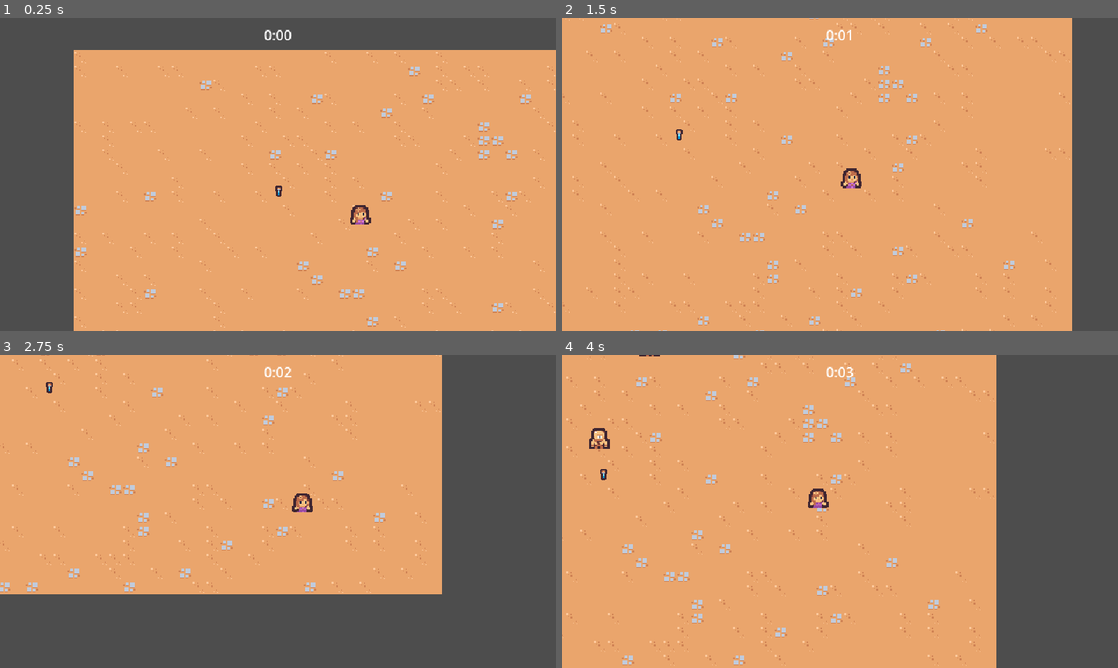
Above: before the commit, frames 1-4 (two rows, left to right).
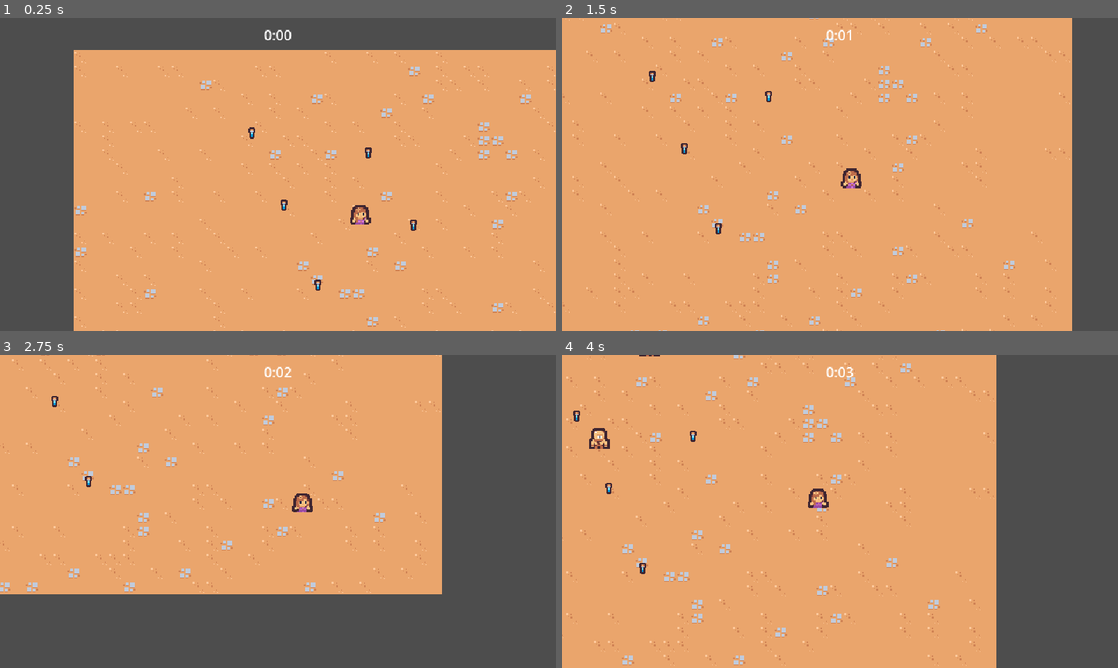
Above: after the commit, the same moments.

Repository: annehailer/cute-survivors
Game: Godot game, scene res://scenes/main/main.tscn
Same seed, same stepped clock (60 frames per second), same inputs: the game is played once before the commit and once after it.
Inputs:
- Up to frame 1 (0.25 s): no input
- Up to frame 2 (1.5 s): hold Right (move_right) 0.53-1.28 s; hold Down (move_down) from 1.28 s (still down)
- Up to frame 3 (2.75 s): release Down (move_down) at 2.03 s; hold Right (move_right) from 2.03 s (still down)
- Up to frame 4 (4 s): release Right (move_right) at 2.78 s; hold Up (move_up) 2.78-3.53 s; hold Left (move_left) from 3.53 s (still down)

The runs differ from the first frame. In frame 1, 0.2% of the frame differs, in the area x 44-75%, y 34-88%; in frame 2, 0.2%; in frame 3, 0.1%; in frame 4, 0.2%.

Commit message:
test exp pickup

Diff:
--- a/project.godot
+++ b/project.godot
@@ -14,6 +14,10 @@
 run/main_scene="uid://ch8c3thuo2plp"
 config/features=PackedStringArray("4.7", "Forward Plus")
 config/icon="res://icon.svg"
+
+[autoload]
+
+GameEvents="*uid://cdr45l516l64x"
 
 [debug]
 
--- /dev/null
+++ b/scenes/autoload/game_events.gd
@@ -0,0 +1,6 @@
+extends Node
+
+signal exp_vial_collected(number: float)
+
+func emit_exp_vial_collected(number:float):
+	exp_vial_collected.emit(number)
--- /dev/null
+++ b/scenes/autoload/game_events.tscn
@@ -0,0 +1,6 @@
+[gd_scene format=3 uid="uid://cdr45l516l64x"]
+
+[ext_resource type="Script" uid="uid://vn6qj7knejrv" path="res://scenes/autoload/game_events.gd" id="1_4uhj7"]
+
+[node name="GameEvents" type="Node" unique_id=1962738145]
+script = ExtResource("1_4uhj7")
--- a/scenes/game_obj/exp_vial/exp_vial.gd
+++ b/scenes/game_obj/exp_vial/exp_vial.gd
@@ -6,4 +6,5 @@
 
 
 func _on_area_2d_area_entered(area: Area2D) -> void:
+	GameEvents.emit_exp_vial_collected(1)
 	queue_free()
--- a/scenes/main/main.tscn
+++ b/scenes/main/main.tscn
@@ -6,6 +6,7 @@
 [ext_resource type="PackedScene" uid="uid://b0nyiy4t0trh1" path="res://scenes/managers/enemy_manager.tscn" id="1_l3cfh"]
 [ext_resource type="PackedScene" uid="uid://c1c2wd4se4vrg" path="res://scenes/managers/arena_time_manager.tscn" id="2_ow5a4"]
 [ext_resource type="PackedScene" uid="uid://6k3lnp08l0xa" path="res://scenes/game_camera/game_camera.tscn" id="3_k2fmo"]
+[ext_resource type="PackedScene" uid="uid://dxa384qseosaw" path="res://scenes/managers/exp_manager.tscn" id="4_yyfjg"]
 [ext_resource type="PackedScene" uid="uid://bhr0pjq653704" path="res://scenes/game_obj/exp_vial/exp_vial.tscn" id="7_hujxm"]
 
 [node name="Main" type="Node" unique_id=1064688048]
@@ -17,6 +18,8 @@
 
 [node name="EnemySpawnerManager" parent="." unique_id=1241279670 instance=ExtResource("1_l3cfh")]
 
+[node name="ExpManager" parent="." unique_id=1412573870 instance=ExtResource("4_yyfjg")]
+
 [node name="GameCamera" parent="." unique_id=1025735755 instance=ExtResource("3_k2fmo")]
 
 [node name="TileMap" type="TileMapLayer" parent="." unique_id=2094235984]
@@ -26,5 +29,17 @@
 [node name="Player" parent="." unique_id=1953585945 instance=ExtResource("1_hyk8p")]
 position = Vector2(330, 201)
 
-[node name="ExpVile" parent="." unique_id=1024233643 instance=ExtResource("7_hujxm")]
-position = Vector2(236, 162)
+[node name="ExpVial" parent="." unique_id=1024233643 instance=ExtResource("7_hujxm")]
+position = Vector2(205, 95)
+
+[node name="ExpVial2" parent="." unique_id=989817932 instance=ExtResource("7_hujxm")]
+position = Vector2(339, 118)
+
+[node name="ExpVial3" parent="." unique_id=1236125398 instance=ExtResource("7_hujxm")]
+position = Vector2(242, 178)
+
+[node name="ExpVial4" parent="." unique_id=1846228557 instance=ExtResource("7_hujxm")]
+position = Vector2(281, 270)
+
+[node name="ExpVial5" parent="." unique_id=985570301 instance=ExtResource("7_hujxm")]
+position = Vector2(391, 201)
--- /dev/null
+++ b/scenes/managers/exp_manager.gd
@@ -0,0 +1,14 @@
+extends Node
+
+var current_exp = 0
+
+
+func _ready():
+	GameEvents.exp_vial_collected.connect(on_exp_vial_collected)
+
+func increment_exp(number: float):
+	current_exp += number
+	print(current_exp)
+
+func on_exp_vial_collected(number: float):
+	increment_exp(number)
--- /dev/null
+++ b/scenes/managers/exp_manager.tscn
@@ -0,0 +1,6 @@
+[gd_scene format=3 uid="uid://dxa384qseosaw"]
+
+[ext_resource type="Script" uid="uid://slfujp16ifg" path="res://scenes/managers/exp_manager.gd" id="1_swty6"]
+
+[node name="ExpManager" type="Node" unique_id=1412573870]
+script = ExtResource("1_swty6")
Not shown, added: scenes/autoload/game_events.gd.uid
Not shown, added: scenes/managers/exp_manager.gd.uid
